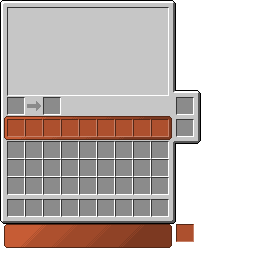
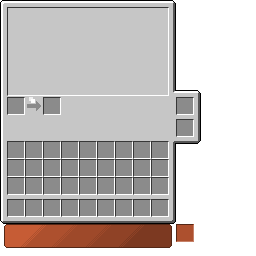
Two versions of the same layered image (256x256). Layer-by-layer changes:
hid "Pasted Layer" over [4, 116, 172, 140]
painted on "spell_book.png" over [29, 97, 35, 103]
